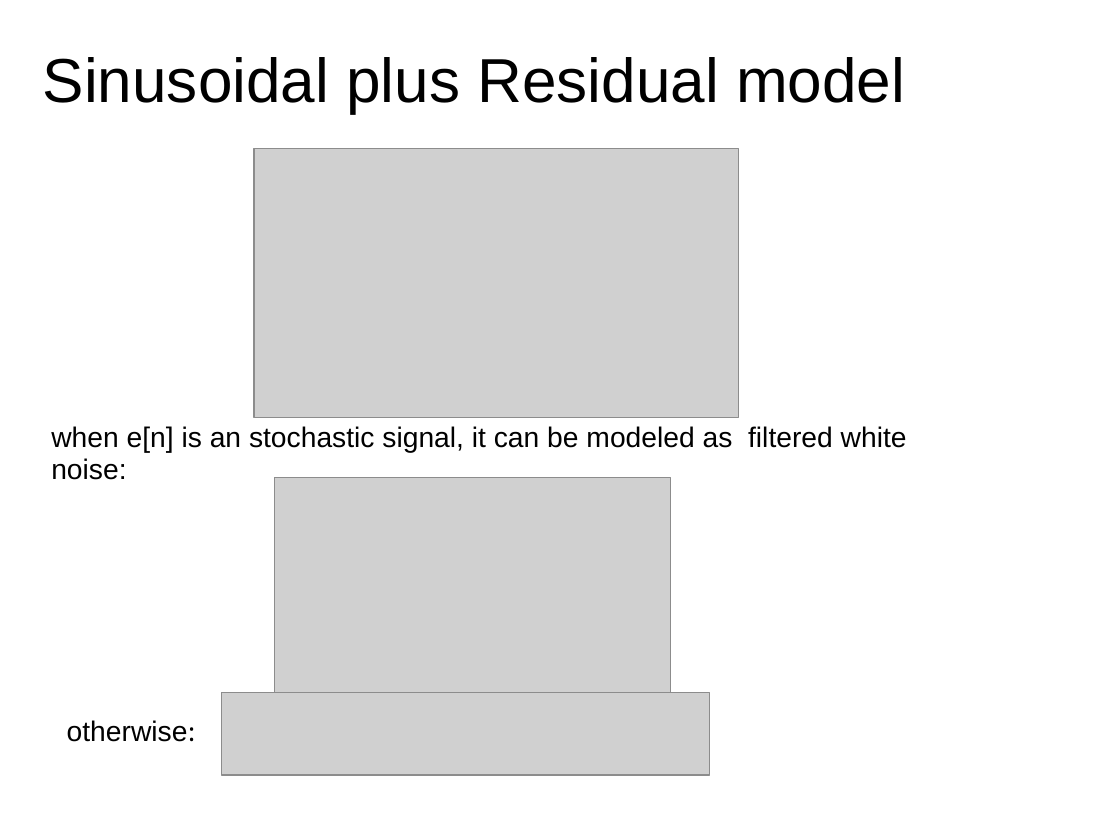
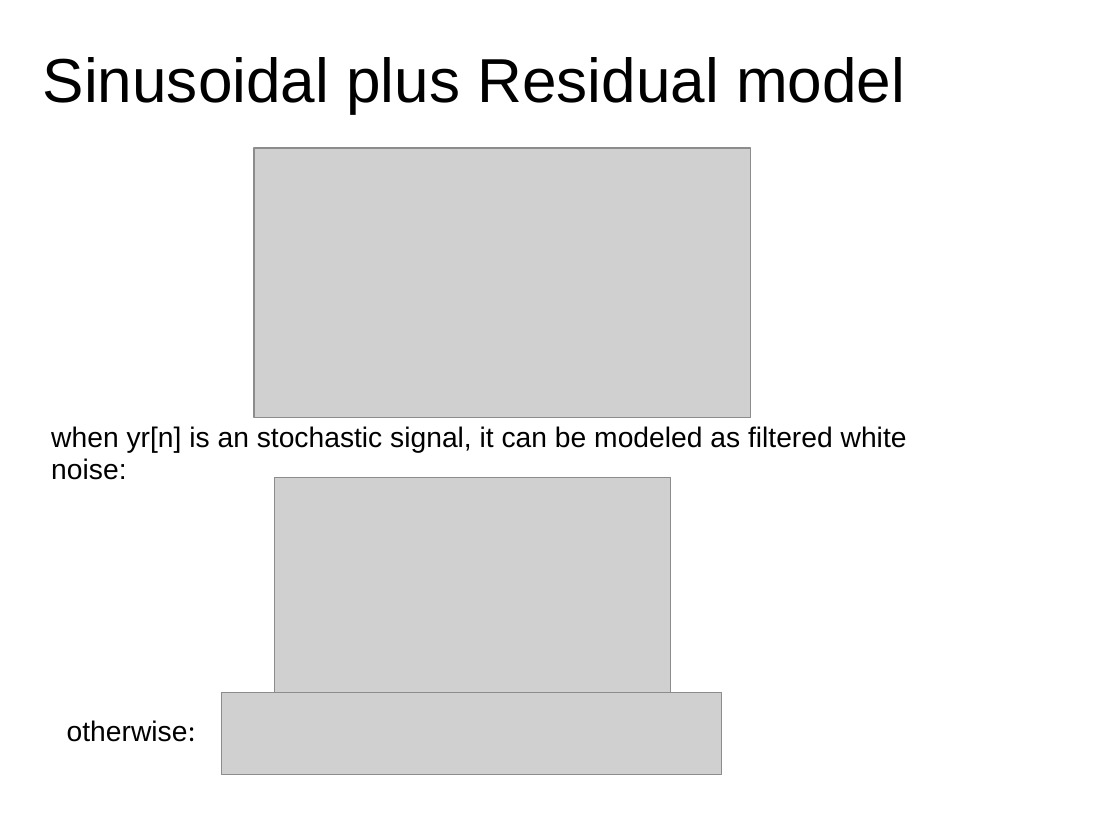
Before and after one commit to MTG/sms-tools, a slide deck: slide 3 of teaching-material/lectures/lect7-Sinusoidal-plus-Residual-model/7-Sinusoidal-plus-Residual-model.odp. Drawn at 1120x840 pixels with LibreOffice and Linux fonts; fonts in the diff are those of the drawing; grey boxes stand for pictures. Boxes give left, top, right and bottom in pixels: in the first picture for what was removed or moved away, otherwise in the second. Text is boxed around its words. In the diff, an @@ line names an element or a change of style, - is before the commit and + after.

```diff
--- a/teaching-material/lectures/lect7-Sinusoidal-plus-Residual-model/7-Sinusoidal-plus-Residual-model.odp
+++ b/teaching-material/lectures/lect7-Sinusoidal-plus-Residual-model/7-Sinusoidal-plus-Residual-model.odp
@@ picture: place and size @@
-picture at box(254, 148, 739, 418)
+picture at box(254, 148, 750, 418)
@@ text at box(51, 426, 907, 453): text changed @@
-when e[n] is an stochastic signal, it can be modeled as filtered white noise:
+when yr[n] is an stochastic signal, it can be modeled as filtered white noise:
@@ picture: place and size @@
-picture at box(222, 693, 709, 775)
+picture at box(222, 693, 722, 775)
```
Also in this commit, not shown: 5 other slides changed, 9 slides added, 8 slides removed, 19 other files.
